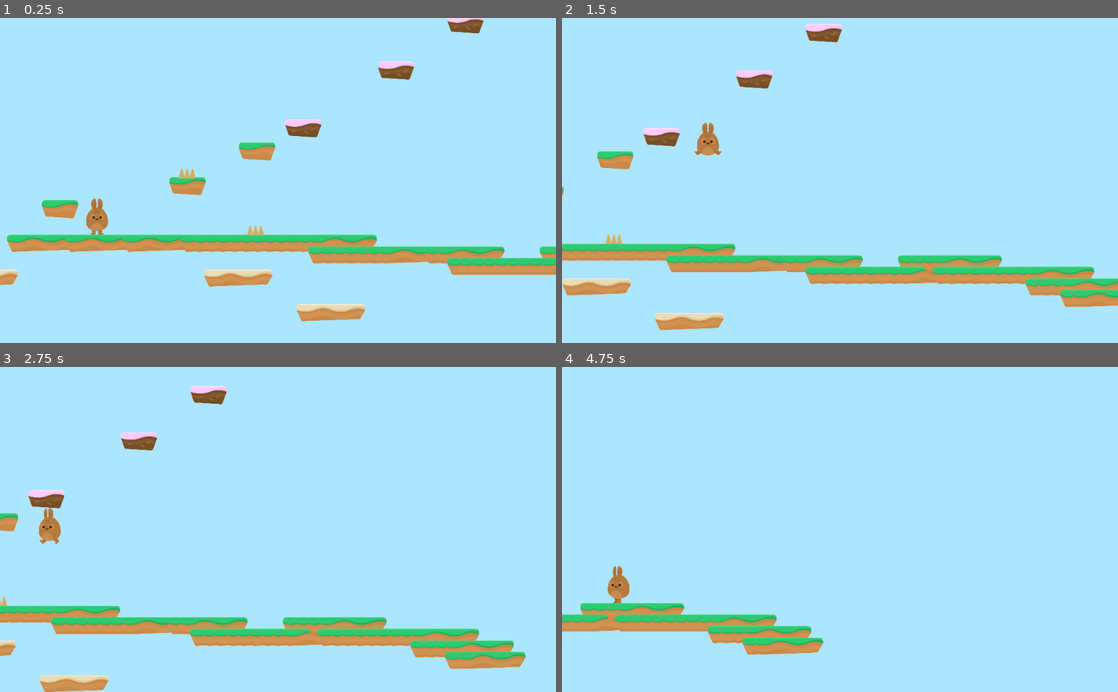
Above: before the commit, frames 1-4 (two rows, left to right).
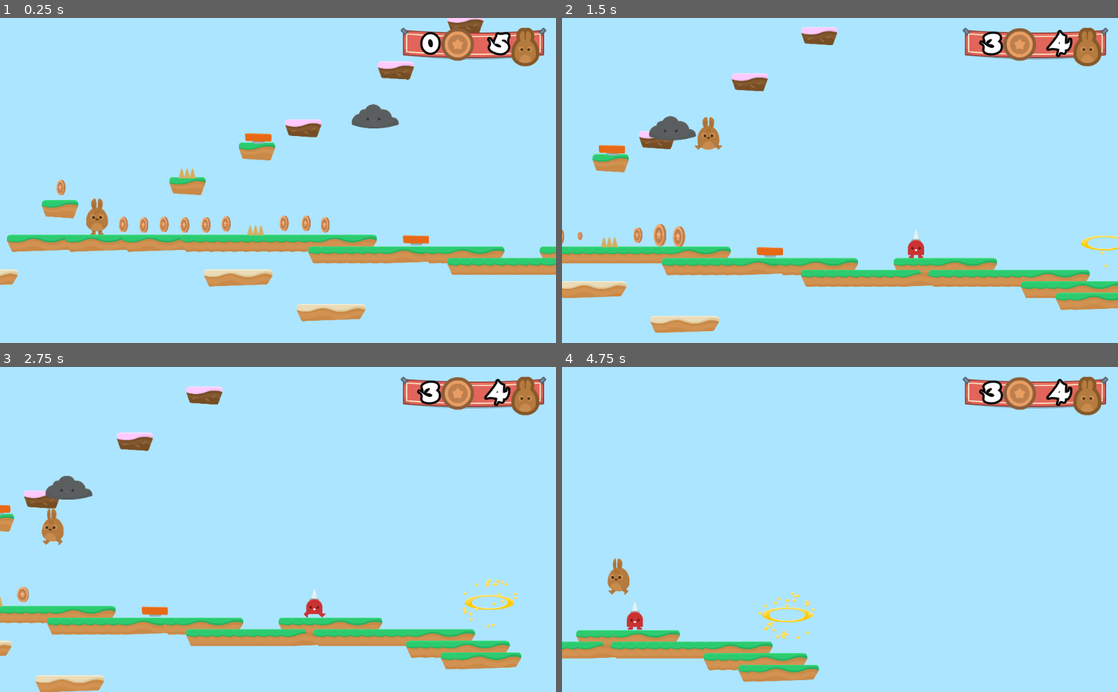
Above: after the commit, the same moments.

Repository: derek-diaz/Platformer
Game: Godot game, scene res://Levels/Level1.tscn
Two runs of this game, one before a commit and one after it. Both use one fixed random seed, a clock stepped at 60 frames per second and the inputs below.
Inputs:
- Up to frame 1 (0.25 s): no input
- Up to frame 2 (1.5 s): hold Space (jump) 0.53-1.28 s; hold D (Right) from 0.53 s (still down); tap Space (jump) at 1.35 s
- Up to frame 3 (2.75 s): tap Space (jump) at 1.52, 1.82 s; release D (Right) at 2.03 s; hold A (Left) from 2.03 s (still down); hold Space (jump) from 2.03 s (still down)
- Up to frame 4 (4.75 s): release A (Left) at 2.78 s; release Space (jump) at 2.78 s; hold D (Right) 2.78-4.28 s; tap Space (jump) at 2.85, 3.02, 3.32, 4.35, 4.52 s; hold Space (jump) 3.53-4.28 s; hold A (Left) from 4.28 s (still down)

The runs differ from the first frame. In frame 1, 3.7% of the frame differs, in the area x 10-99%, y 2-71%; in frame 2, 11%, in the area x 0-100%, y 1-97%; in frame 3, 6.0%; in frame 4, 10%.

Commit message:
Final Commit

Diff:
--- /dev/null
+++ b/GUI.gd
@@ -0,0 +1,7 @@
+extends CanvasLayer
+func _ready():
+	$Control/TextureRect/HBoxContainer/LifeCount.text = "3"
+
+func update_GUI(lives, coins):
+	$Control/TextureRect/HBoxContainer/LifeCount.text = str(lives)
+	$Control/TextureRect/HBoxContainer/CoinCount.text = str(coins)
--- /dev/null
+++ b/GUI.tscn
@@ -0,0 +1,81 @@
+[gd_scene load_steps=7 format=2]
+
+[ext_resource path="res://GFX/HUD/bannerHanging.png" type="Texture" id=1]
+[ext_resource path="res://GFX/HUD/coin_bronze.png" type="Texture" id=2]
+[ext_resource path="res://GFX/HUD/lifes.png" type="Texture" id=3]
+[ext_resource path="res://Fonts/candles_.ttf" type="DynamicFontData" id=4]
+[ext_resource path="res://GUI.gd" type="Script" id=5]
+
+[sub_resource type="DynamicFont" id=1]
+size = 48
+outline_size = 4
+outline_color = Color( 0, 0, 0, 1 )
+use_filter = true
+font_data = ExtResource( 4 )
+
+[node name="GUI" type="CanvasLayer" groups=[
+"GUI",
+]]
+script = ExtResource( 5 )
+
+[node name="Control" type="Control" parent="."]
+anchor_right = 1.0
+anchor_bottom = 1.0
+__meta__ = {
+"_edit_use_anchors_": false
+}
+
+[node name="TextureRect" type="TextureRect" parent="Control"]
+anchor_left = 1.0
+anchor_right = 1.0
+margin_left = -286.0
+margin_top = 18.0
+margin_bottom = 59.0
+texture = ExtResource( 1 )
+__meta__ = {
+"_edit_use_anchors_": false
+}
+
+[node name="HBoxContainer" type="HBoxContainer" parent="Control/TextureRect"]
+anchor_right = 1.0
+anchor_bottom = 1.0
+margin_left = 11.0824
+margin_right = -30.9176
+margin_bottom = 12.0
+alignment = 1
+__meta__ = {
+"_edit_use_anchors_": false
+}
+
+[node name="CoinCount" type="Label" parent="Control/TextureRect/HBoxContainer"]
+margin_top = 4.0
+margin_right = 60.0
+margin_bottom = 66.0
+size_flags_horizontal = 3
+custom_fonts/font = SubResource( 1 )
+custom_colors/font_color = Color( 1, 1, 1, 1 )
+text = "0"
+align = 2
+
+[node name="CoinIcon" type="TextureRect" parent="Control/TextureRect/HBoxContainer"]
+margin_left = 64.0
+margin_right = 124.0
+margin_bottom = 71.0
+texture = ExtResource( 2 )
+
+[node name="LifeCount" type="Label" parent="Control/TextureRect/HBoxContainer"]
+margin_left = 128.0
+margin_top = 4.0
+margin_right = 188.0
+margin_bottom = 66.0
+size_flags_horizontal = 3
+custom_fonts/font = SubResource( 1 )
+custom_colors/font_color = Color( 1, 1, 1, 1 )
+text = "0"
+align = 2
+
+[node name="LifeIcon" type="TextureRect" parent="Control/TextureRect/HBoxContainer"]
+margin_left = 192.0
+margin_right = 244.0
+margin_bottom = 71.0
+texture = ExtResource( 3 )
--- a/Hazards/Hazards.gd
+++ b/Hazards/Hazards.gd
@@ -1,7 +1,4 @@
 extends Area2D
 
-
-
 func _on_SpikeTop_body_entered(body):
-#	if body.has_method("hurt"):
-	body.hurt()
+	get_tree().call_group("Gamestate", "hurt")
--- /dev/null
+++ b/Items/Coin.gd
@@ -0,0 +1,13 @@
+extends Node2D
+
+var taken = false
+
+func _on_Area2D_body_entered(body):
+	if not taken:
+		taken = true
+		$AnimationPlayer.play("die")
+		$AudioStreamPlayer.play()
+		get_tree().call_group("Gamestate", "coin_up")
+
+func die():
+	queue_free()
--- /dev/null
+++ b/Items/Coin.tscn
@@ -0,0 +1,74 @@
+[gd_scene load_steps=10 format=2]
+
+[ext_resource path="res://GFX/Items/bronze_3.png" type="Texture" id=1]
+[ext_resource path="res://GFX/Items/bronze_4.png" type="Texture" id=2]
+[ext_resource path="res://SFX/coin_SFX.wav" type="AudioStream" id=3]
+[ext_resource path="res://GFX/Items/bronze_1.png" type="Texture" id=4]
+[ext_resource path="res://GFX/Items/bronze_2.png" type="Texture" id=5]
+[ext_resource path="res://Items/Coin.gd" type="Script" id=6]
+
+[sub_resource type="SpriteFrames" id=1]
+animations = [ {
+"frames": [ ExtResource( 4 ), ExtResource( 5 ), ExtResource( 1 ), ExtResource( 2 ), ExtResource( 1 ), ExtResource( 5 ) ],
+"loop": true,
+"name": "spin",
+"speed": 10.0
+} ]
+
+[sub_resource type="CircleShape2D" id=2]
+radius = 43.0324
+
+[sub_resource type="Animation" id=3]
+resource_name = "die"
+length = 0.5
+tracks/0/type = "value"
+tracks/0/path = NodePath(".:scale")
+tracks/0/interp = 1
+tracks/0/loop_wrap = true
+tracks/0/imported = false
+tracks/0/enabled = true
+tracks/0/keys = {
+"times": PoolRealArray( 0, 0.2, 0.5 ),
+"transitions": PoolRealArray( 1, 1, 1 ),
+"update": 0,
+"values": [ Vector2( 1, 1 ), Vector2( 1.5, 1.5 ), Vector2( 0.05, 0.05 ) ]
+}
+tracks/1/type = "method"
+tracks/1/path = NodePath(".")
+tracks/1/interp = 1
+tracks/1/loop_wrap = true
+tracks/1/imported = false
+tracks/1/enabled = true
+tracks/1/keys = {
+"times": PoolRealArray( 0.5 ),
+"transitions": PoolRealArray( 1 ),
+"values": [ {
+"args": [  ],
+"method": "die"
+} ]
+}
+
+[node name="Coin" type="Node2D"]
+scale = Vector2( 0.05, 0.05 )
+script = ExtResource( 6 )
+
+[node name="AnimatedSprite" type="AnimatedSprite" parent="."]
+frames = SubResource( 1 )
+animation = "spin"
+frame = 2
+playing = true
+
+[node name="Area2D" type="Area2D" parent="."]
+collision_layer = 8
+
+[node name="CollisionShape2D" type="CollisionShape2D" parent="Area2D"]
+visible = false
+position = Vector2( -0.241806, -0.0805969 )
+shape = SubResource( 2 )
+
+[node name="AudioStreamPlayer" type="AudioStreamPlayer" parent="."]
+stream = ExtResource( 3 )
+
+[node name="AnimationPlayer" type="AnimationPlayer" parent="."]
+anims/die = SubResource( 3 )
+[connection signal="body_entered" from="Area2D" to="." method="_on_Area2D_body_entered"]
--- /dev/null
+++ b/Items/JumpPad.gd
@@ -0,0 +1,7 @@
+extends Area2D
+
+
+func _on_JumpPad_body_entered(body):
+	if body.has_method("boost"):
+		$AnimationPlayer.play("boost")
+		body.boost()
--- /dev/null
+++ b/Items/JumpPad.tscn
@@ -0,0 +1,53 @@
+[gd_scene load_steps=8 format=2]
+
+[ext_resource path="res://GFX/Items/spring.png" type="Texture" id=1]
+[ext_resource path="res://GFX/Items/spring_in.png" type="Texture" id=2]
+[ext_resource path="res://GFX/Items/spring_out.png" type="Texture" id=3]
+[ext_resource path="res://Items/JumpPad.gd" type="Script" id=4]
+
+[sub_resource type="SpriteFrames" id=1]
+animations = [ {
+"frames": [ ExtResource( 1 ), ExtResource( 2 ) ],
+"loop": true,
+"name": "default",
+"speed": 1.5
+}, {
+"frames": [ ExtResource( 2 ), ExtResource( 3 ) ],
+"loop": false,
+"name": "boost",
+"speed": 2.5
+} ]
+
+[sub_resource type="RectangleShape2D" id=2]
+extents = Vector2( 71.7566, 36.7068 )
+
+[sub_resource type="Animation" id=3]
+resource_name = "boost"
+length = 2.0
+tracks/0/type = "value"
+tracks/0/path = NodePath("AnimatedSprite:animation")
+tracks/0/interp = 1
+tracks/0/loop_wrap = true
+tracks/0/imported = false
+tracks/0/enabled = true
+tracks/0/keys = {
+"times": PoolRealArray( 0, 1.5, 2 ),
+"transitions": PoolRealArray( 1, 1, 1 ),
+"update": 1,
+"values": [ "boost", "boost", "default" ]
+}
+
+[node name="JumpPad" type="Area2D"]
+collision_layer = 8
+script = ExtResource( 4 )
+
+[node name="AnimatedSprite" type="AnimatedSprite" parent="."]
+frames = SubResource( 1 )
+animation = "boost"
+
+[node name="CollisionShape2D" type="CollisionShape2D" parent="."]
+shape = SubResource( 2 )
+
+[node name="AnimationPlayer" type="AnimationPlayer" parent="."]
+anims/boost = SubResource( 3 )
+[connection signal="body_entered" from="." to="." method="_on_JumpPad_body_entered"]
--- /dev/null
+++ b/Items/Portal.gd
@@ -0,0 +1,6 @@
+extends Node2D
+
+
+
+func _on_Area2D_body_entered(body):
+	get_tree().call_group("Gamestate", "win_game" )
--- /dev/null
+++ b/Items/Portal.tscn
@@ -0,0 +1,59 @@
+[gd_scene load_steps=7 format=2]
+
+[ext_resource path="res://GFX/Items/portal_yellow.png" type="Texture" id=1]
+[ext_resource path="res://GFX/Particles/portal_yellowParticle.png" type="Texture" id=2]
+[ext_resource path="res://Items/Portal.gd" type="Script" id=3]
+
+[sub_resource type="RectangleShape2D" id=1]
+extents = Vector2( 115.294, 41.1543 )
+
+[sub_resource type="Animation" id=2]
+resource_name = "PortalStrech"
+length = 2.0
+loop = true
+step = 1.0
+tracks/0/type = "value"
+tracks/0/path = NodePath(".:scale")
+tracks/0/interp = 1
+tracks/0/loop_wrap = true
+tracks/0/imported = false
+tracks/0/enabled = true
+tracks/0/keys = {
+"times": PoolRealArray( 0, 1 ),
+"transitions": PoolRealArray( 1, 1 ),
+"update": 0,
+"values": [ Vector2( 1, 1 ), Vector2( 1.25, 1 ) ]
+}
+
+[sub_resource type="ParticlesMaterial" id=3]
+emission_shape = 1
+emission_sphere_radius = 128.0
+flag_disable_z = true
+gravity = Vector3( 0, 10, 0 )
+orbit_velocity = 0.25
+orbit_velocity_random = 0.0
+
+[node name="Portal" type="Node2D"]
+script = ExtResource( 3 )
+
+[node name="Area2D" type="Area2D" parent="."]
+collision_layer = 0
+
+[node name="Sprite" type="Sprite" parent="Area2D"]
+texture = ExtResource( 1 )
+
+[node name="CollisionShape2D" type="CollisionShape2D" parent="Area2D"]
+visible = false
+shape = SubResource( 1 )
+
+[node name="AnimationPlayer" type="AnimationPlayer" parent="Area2D"]
+autoplay = "PortalStrech"
+anims/PortalStrech = SubResource( 2 )
+
+[node name="Particles2D" type="Particles2D" parent="Area2D"]
+amount = 35
+lifetime = 2.0
+randomness = 1.0
+process_material = SubResource( 3 )
+texture = ExtResource( 2 )
+[connection signal="body_entered" from="Area2D" to="." method="_on_Area2D_body_entered"]
--- /dev/null
+++ b/Levels/GameState.gd
@@ -0,0 +1,36 @@
+extends Node2D
+
+var lives = 5
+var coins = 0
+var couns_live_up = 5
+
+func _ready():
+	add_to_group("Gamestate")
+	update_GUI()
+
+func hurt():
+	lives -= 1
+	$Player.hurt()
+	update_GUI()
+	if lives <0:
+		end_game()
+
+func update_GUI ():
+	get_tree().call_group("GUI","update_GUI", lives, coins)
+
+func coin_up():
+	coins += 1
+	update_GUI()
+	var multiple_of_coins = (coins % couns_live_up) == 0
+	if multiple_of_coins:
+		life_up()
+
+func life_up():
+	lives +=1
+	update_GUI()
+
+func end_game():
+	get_tree().change_scene("res://Levels/GameOver.tscn")
+
+func win_game():
+	get_tree().change_scene("res://Levels/Victory.tscn")
--- a/Levels/Level1.tscn
+++ b/Levels/Level1.tscn
@@ -1,10 +1,61 @@
-[gd_scene load_steps=4 format=2]
+[gd_scene load_steps=12 format=2]
 
 [ext_resource path="res://Player/Player.tscn" type="PackedScene" id=1]
 [ext_resource path="res://Levels/Tileset.tres" type="TileSet" id=2]
 [ext_resource path="res://Hazards/SpikeTop.tscn" type="PackedScene" id=3]
+[ext_resource path="res://SFX/Chiptune_Adventures_1.ogg" type="AudioStream" id=4]
+[ext_resource path="res://Items/JumpPad.tscn" type="PackedScene" id=5]
+[ext_resource path="res://Levels/GameState.gd" type="Script" id=6]
+[ext_resource path="res://GUI.tscn" type="PackedScene" id=7]
+[ext_resource path="res://Items/Coin.tscn" type="PackedScene" id=8]
+[ext_resource path="res://NPC/Spikeman.tscn" type="PackedScene" id=9]
+[ext_resource path="res://NPC/Cloud.tscn" type="PackedScene" id=10]
+[ext_resource path="res://Items/Portal.tscn" type="PackedScene" id=11]
 
 [node name="Level1" type="Node2D"]
+script = ExtResource( 6 )
+
+[node name="Coins" type="Node" parent="."]
+
+[node name="Coin" parent="Coins" instance=ExtResource( 8 )]
+position = Vector2( 298.641, 506.183 )
+scale = Vector2( 1, 1 )
+
+[node name="Coin2" parent="Coins" instance=ExtResource( 8 )]
+position = Vector2( 643.269, 711.493 )
+scale = Vector2( 1, 1 )
+
+[node name="Coin3" parent="Coins" instance=ExtResource( 8 )]
+position = Vector2( 756.892, 713.937 )
+scale = Vector2( 1, 1 )
+
+[node name="Coin4" parent="Coins" instance=ExtResource( 8 )]
+position = Vector2( 868.072, 710.272 )
+scale = Vector2( 1, 1 )
+
+[node name="Coin5" parent="Coins" instance=ExtResource( 8 )]
+position = Vector2( 982.917, 713.937 )
+scale = Vector2( 1, 1 )
+
+[node name="Coin6" parent="Coins" instance=ExtResource( 8 )]
+position = Vector2( 1100.21, 712.715 )
+scale = Vector2( 1, 1 )
+
+[node name="Coin7" parent="Coins" instance=ExtResource( 8 )]
+position = Vector2( 1211.39, 707.828 )
+scale = Vector2( 1, 1 )
+
+[node name="Coin8" parent="Coins" instance=ExtResource( 8 )]
+position = Vector2( 1531.49, 704.163 )
+scale = Vector2( 1, 1 )
+
+[node name="Coin9" parent="Coins" instance=ExtResource( 8 )]
+position = Vector2( 1653.66, 704.163 )
+scale = Vector2( 1, 1 )
+
+[node name="Coin10" parent="Coins" instance=ExtResource( 8 )]
+position = Vector2( 1758.73, 712.715 )
+scale = Vector2( 1, 1 )
 
 [node name="Player" parent="." instance=ExtResource( 1 )]
 collision_mask = 6
@@ -15,6 +66,14 @@
 format = 1
 tile_data = PoolIntArray( -851923, 1, 0, -458714, 1, 0, -196576, 1, 0, 196598, 4, 0, 131096, 1, 0, 262125, 1, 0, 327634 …(1015 unchanged characters)…
 
+[node name="JumpPads" type="Node" parent="."]
+
+[node name="JumpPad" parent="JumpPads" instance=ExtResource( 5 )]
+position = Vector2( 2259.65, 799.039 )
+
+[node name="JumpPad2" parent="JumpPads" instance=ExtResource( 5 )]
+position = Vector2( 1387.58, 234.127 )
+
 [node name="Hazards" type="Node" parent="."]
 
 [node name="SpikeTop" parent="Hazards" instance=ExtResource( 3 )]
@@ -22,3 +81,21 @@
 
 [node name="SpikeTop2" parent="Hazards" instance=ExtResource( 3 )]
 position = Vector2( 995.38, 427.294 )
+
+[node name="BGM" type="AudioStreamPlayer" parent="."]
+stream = ExtResource( 4 )
+volume_db = -20.0
+autoplay = true
+
+[node name="GUI" parent="." instance=ExtResource( 7 )]
+
+[node name="NPC" type="Node" parent="."]
+
+[node name="Spikeman" parent="NPC" instance=ExtResource( 9 )]
+position = Vector2( 3168.01, 752.601 )
+
+[node name="Cloud" parent="NPC" instance=ExtResource( 10 )]
+position = Vector2( 2097.49, 112.435 )
+
+[node name="Portal" parent="NPC" instance=ExtResource( 11 )]
+position = Vector2( 4108.96, 747.2 )
--- /dev/null
+++ b/Levels/Victory.tscn
@@ -0,0 +1,25 @@
+[gd_scene load_steps=2 format=2]
+
+[ext_resource path="res://Levels/GameOver.tscn" type="PackedScene" id=1]
+
+[node name="Victory" instance=ExtResource( 1 )]
+
+[node name="VBoxContainer" parent="CenterContainer" index="0"]
+margin_left = 212.0
+margin_right = 812.0
+
+[node name="Label" parent="CenterContainer/VBoxContainer" index="0"]
+margin_right = 600.0
+text = "You Win!"
+
+[node name="HBoxContainer" parent="CenterContainer/VBoxContainer" index="1"]
+margin_right = 600.0
+
+[node name="Label" parent="CenterContainer/VBoxContainer/HBoxContainer" index="0"]
+margin_left = 77.0
+margin_right = 467.0
+text = "Play Again!"
+
+[node name="RestartButton" parent="CenterContainer/VBoxContainer/HBoxContainer" index="1"]
+margin_left = 471.0
+margin_right = 523.0
--- /dev/null
+++ b/NPC/Cloud.gd
@@ -0,0 +1,17 @@
+extends Node2D
+
+var timeout = false
+
+func _process(delta):
+	if $Sprite/RayCast2D.is_colliding():
+		fire()
+
+func fire():
+	if not timeout:
+		$Sprite/RayCast2D.add_child(load("res://NPC/Lightning.tscn").instance())
+		$Sprite/Timer.start()
+		timeout = true
+
+
+func _on_Timer_timeout():
+	timeout = false
--- /dev/null
+++ b/NPC/Cloud.tscn
@@ -0,0 +1,42 @@
+[gd_scene load_steps=4 format=2]
+
+[ext_resource path="res://GFX/Enemies/cloud.png" type="Texture" id=1]
+[ext_resource path="res://NPC/Cloud.gd" type="Script" id=2]
+
+[sub_resource type="Animation" id=1]
+resource_name = "CloudDrift"
+length = 8.0
+loop = true
+step = 1.0
+tracks/0/type = "value"
+tracks/0/path = NodePath(".:position")
+tracks/0/interp = 1
+tracks/0/loop_wrap = true
+tracks/0/imported = false
+tracks/0/enabled = true
+tracks/0/keys = {
+"times": PoolRealArray( 0, 2, 6 ),
+"transitions": PoolRealArray( 1, 1, 1 ),
+"update": 0,
+"values": [ Vector2( 0, 0 ), Vector2( -500, 0 ), Vector2( 500, 0 ) ]
+}
+
+[node name="Cloud" type="Node2D"]
+script = ExtResource( 2 )
+
+[node name="Sprite" type="Sprite" parent="."]
+self_modulate = Color( 0.4, 0.392157, 0.392157, 1 )
+position = Vector2( -10.9464, 2.98538 )
+texture = ExtResource( 1 )
+
+[node name="AnimationPlayer" type="AnimationPlayer" parent="Sprite"]
+autoplay = "CloudDrift"
+anims/CloudDrift = SubResource( 1 )
+
+[node name="Timer" type="Timer" parent="Sprite"]
+
+[node name="RayCast2D" type="RayCast2D" parent="Sprite"]
+position = Vector2( -0.965881, 60.6439 )
+enabled = true
+cast_to = Vector2( 0, 750 )
+[connection signal="timeout" from="Sprite/Timer" to="." method="_on_Timer_timeout"]
--- /dev/null
+++ b/NPC/Lightning.gd
@@ -0,0 +1,25 @@
+extends Node2D
+
+const SPEED = 300
+
+func _ready():
+	set_as_toplevel(true)
+	global_position = get_parent().global_position
+
+
+func _process(delta):
+	position.y += SPEED * delta
+	manage_collision()
+
+func manage_collision():
+	var collider = $Area2D.get_overlapping_bodies()
+
+	for object in collider:
+		if object.name == "Player":
+			get_tree().call_group("Gamestate", "hurt")
+		queue_free()
+
+
+
+func _on_VisibilityNotifier2D_screen_exited():
+	queue_free()
--- /dev/null
+++ b/NPC/Lightning.tscn
@@ -0,0 +1,33 @@
+[gd_scene load_steps=6 format=2]
+
+[ext_resource path="res://GFX/Particles/lighting_yellow.png" type="Texture" id=1]
+[ext_resource path="res://GFX/Particles/lighting_blue.png" type="Texture" id=2]
+[ext_resource path="res://NPC/Lightning.gd" type="Script" id=3]
+
+[sub_resource type="SpriteFrames" id=1]
+animations = [ {
+"frames": [ ExtResource( 2 ), ExtResource( 1 ) ],
+"loop": true,
+"name": "default",
+"speed": 5.0
+} ]
+
+[sub_resource type="RectangleShape2D" id=2]
+extents = Vector2( 29.8116, 57.5267 )
+
+[node name="Lightning" type="Node2D"]
+script = ExtResource( 3 )
+
+[node name="Area2D" type="Area2D" parent="."]
+collision_layer = 4
+collision_mask = 3
+
+[node name="AnimatedSprite" type="AnimatedSprite" parent="Area2D"]
+frames = SubResource( 1 )
+playing = true
+
+[node name="CollisionShape2D" type="CollisionShape2D" parent="Area2D"]
+shape = SubResource( 2 )
+
+[node name="VisibilityNotifier2D" type="VisibilityNotifier2D" parent="Area2D"]
+[connection signal="screen_exited" from="Area2D/VisibilityNotifier2D" to="." method="_on_VisibilityNotifier2D_screen_exited"]
--- /dev/null
+++ b/NPC/Spikeman.tscn
@@ -0,0 +1,84 @@
+[gd_scene load_steps=8 format=2]
+
+[ext_resource path="res://GFX/Enemies/spikeMan_stand.png" type="Texture" id=1]
+[ext_resource path="res://GFX/Enemies/spikeMan_walk1.png" type="Texture" id=2]
+[ext_resource path="res://GFX/Enemies/spikeMan_walk2.png" type="Texture" id=3]
+[ext_resource path="res://Hazards/Hazards.gd" type="Script" id=4]
+
+[sub_resource type="SpriteFrames" id=1]
+animations = [ {
+"frames": [ ExtResource( 1 ) ],
+"loop": true,
+"name": "stand",
+"speed": 5.0
+}, {
+"frames": [ ExtResource( 2 ), ExtResource( 3 ) ],
+"loop": true,
+"name": "walk",
+"speed": 5.0
+} ]
+
+[sub_resource type="CapsuleShape2D" id=2]
+radius = 44.1375
+height = 71.418
+
+[sub_resource type="Animation" id=3]
+resource_name = "spikeman"
+length = 6.0
+loop = true
+tracks/0/type = "value"
+tracks/0/path = NodePath(".:position")
+tracks/0/interp = 1
+tracks/0/loop_wrap = true
+tracks/0/imported = false
+tracks/0/enabled = true
+tracks/0/keys = {
+"times": PoolRealArray( 0, 1, 2, 4, 5 ),
+"transitions": PoolRealArray( 1, 1, 1, 1, 1 ),
+"update": 0,
+"values": [ Vector2( 0, 0 ), Vector2( -100, 0 ), Vector2( -100, 0 ), Vector2( 100, 0 ), Vector2( 100, 0 ) ]
+}
+tracks/1/type = "value"
+tracks/1/path = NodePath("AnimatedSprite:animation")
+tracks/1/interp = 1
+tracks/1/loop_wrap = true
+tracks/1/imported = false
+tracks/1/enabled = true
+tracks/1/keys = {
+"times": PoolRealArray( 0, 1, 2, 4, 5 ),
+"transitions": PoolRealArray( 1, 1, 1, 1, 1 ),
+"update": 1,
+"values": [ "walk", "stand", "walk", "stand", "walk" ]
+}
+tracks/2/type = "value"
+tracks/2/path = NodePath("AnimatedSprite:flip_h")
+tracks/2/interp = 1
+tracks/2/loop_wrap = true
+tracks/2/imported = false
+tracks/2/enabled = true
+tracks/2/keys = {
+"times": PoolRealArray( 0, 1, 5 ),
+"transitions": PoolRealArray( 1, 1, 1 ),
+"update": 1,
+"values": [ true, false, true ]
+}
+
+[node name="Spikeman" type="Node2D"]
+
+[node name="Area2D" type="Area2D" parent="."]
+collision_layer = 4
+script = ExtResource( 4 )
+
+[node name="AnimatedSprite" type="AnimatedSprite" parent="Area2D"]
+frames = SubResource( 1 )
+animation = "walk"
+flip_h = true
+
+[node name="CollisionShape2D" type="CollisionShape2D" parent="Area2D"]
+visible = false
+shape = SubResource( 2 )
+
+[node name="AnimationPlayer" type="AnimationPlayer" parent="Area2D"]
+autoplay = "spikeman"
+anims/spikeman = SubResource( 3 )
+[connection signal="body_entered" from="Area2D" to="Area2D" method="_on_SpikeTop_body_entered"]
--- a/Player/Player.gd
+++ b/Player/Player.gd
@@ -7,8 +7,7 @@
 const UP = Vector2(0,-1)
 const JUMP_SPEED = 5000
 const WORLD_LIMIT = 4000
-
-var lives = 3
+const BOOST_MULTIPLIER = 1.5
 
 signal animate
 
@@ -22,8 +21,8 @@
 
 func apply_gravity():
 	if position.y > WORLD_LIMIT:
-		end_game()
-	if is_on_floor():
+		get_tree().call_group("Gamestate", "end_game")
+	if is_on_floor() and motion.y > 0:
 		motion.y = 0
 	elif is_on_ceiling():
 		motion.y = 1
@@ -33,6 +32,7 @@
 func jump():
 	if Input.is_action_pressed("jump") and is_on_floor():
 		motion.y -= JUMP_SPEED
+		$JumpSFX.play()
 
 func move():
 	if Input.is_action_pressed("Left") and not Input.is_action_pressed("Right"):
@@ -45,13 +45,16 @@
 func animate():
 	emit_signal("animate", motion)
 
-func end_game():
-	get_tree().change_scene("res://Levels/GameOver.tscn")
-
 func hurt():
 	position.y -= 1
-	yield(get_tree(), "idle_frame")
-	motion.y -= JUMP_SPEED
-	lives -= 1
-	if lives < 0:
-		end_game()
+	yield(get_tree(), "idle_frame") #waits for frame
+	motion.y = -JUMP_SPEED
+#	lives -= 1
+	$PainSFX.play()
+#	if lives < 0:
+#		end_game()
+
+func boost():
+	position.y -= 1
+	yield(get_tree(), "idle_frame") #waits for frame
+	motion.y = -JUMP_SPEED * BOOST_MULTIPLIER
--- a/Player/Player.tscn
+++ b/Player/Player.tscn
@@ -6,6 +6,8 @@
 [ext_resource path="res://GFX/Background/bg_layer2.png" type="Texture" id=4]
 [ext_resource path="res://GFX/Background/bg_layer3.png" type="Texture" id=5]
 [ext_resource path="res://GFX/Background/bg_layer4.png" type="Texture" id=6]
+[ext_resource path="res://SFX/jump1.ogg" type="AudioStream" id=7]
+[ext_resource path="res://SFX/pain.ogg" type="AudioStream" id=8]
 
 [sub_resource type="CapsuleShape2D" id=1]
 radius = 59.537
@@ -13,7 +15,7 @@
 
 [node name="Player" type="KinematicBody2D"]
 position = Vector2( 497.429, 286.445 )
-collision_mask = 2
+collision_mask = 14
 script = ExtResource( 2 )
 __meta__ = {
 "_edit_group_": true
@@ -81,4 +83,12 @@
 __meta__ = {
 "_edit_use_anchors_": false
 }
+
+[node name="JumpSFX" type="AudioStreamPlayer" parent="."]
+stream = ExtResource( 7 )
+volume_db = -25.0
+
+[node name="PainSFX" type="AudioStreamPlayer" parent="."]
+stream = ExtResource( 8 )
+volume_db = -25.0
 [connection signal="animate" from="." to="PlayerAnimation" method="_on_Player_animate"]
--- a/project.godot
+++ b/project.godot
@@ -43,6 +43,7 @@
 2d_physics/layer_1="Player"
 2d_physics/layer_2="Terrain"
 2d_physics/layer_3="Hazards"
+2d_physics/layer_4="Items"
 
 [rendering]
 
Not shown: 1 places in Player/Player.tscn that only renumber resources
Not shown, changed: SFX/jump1.ogg.import
Not shown, changed: SFX/pain.ogg.import
Not shown, added: debug.log
